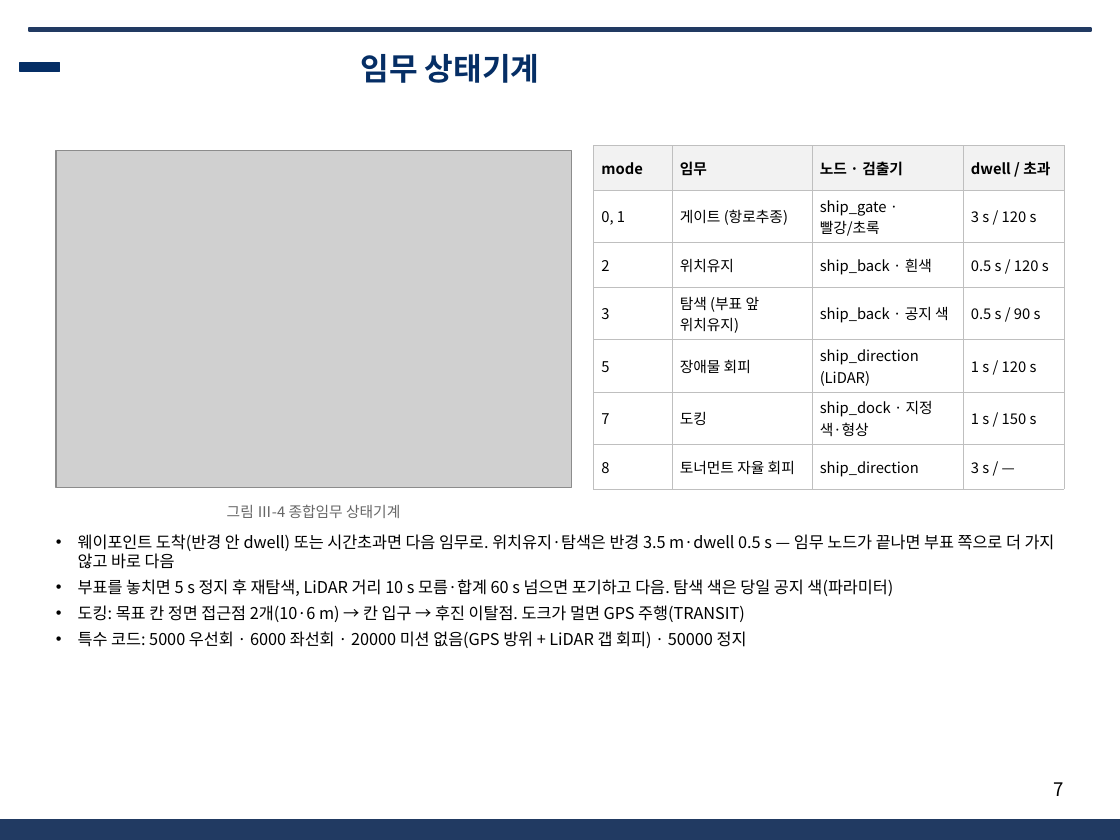
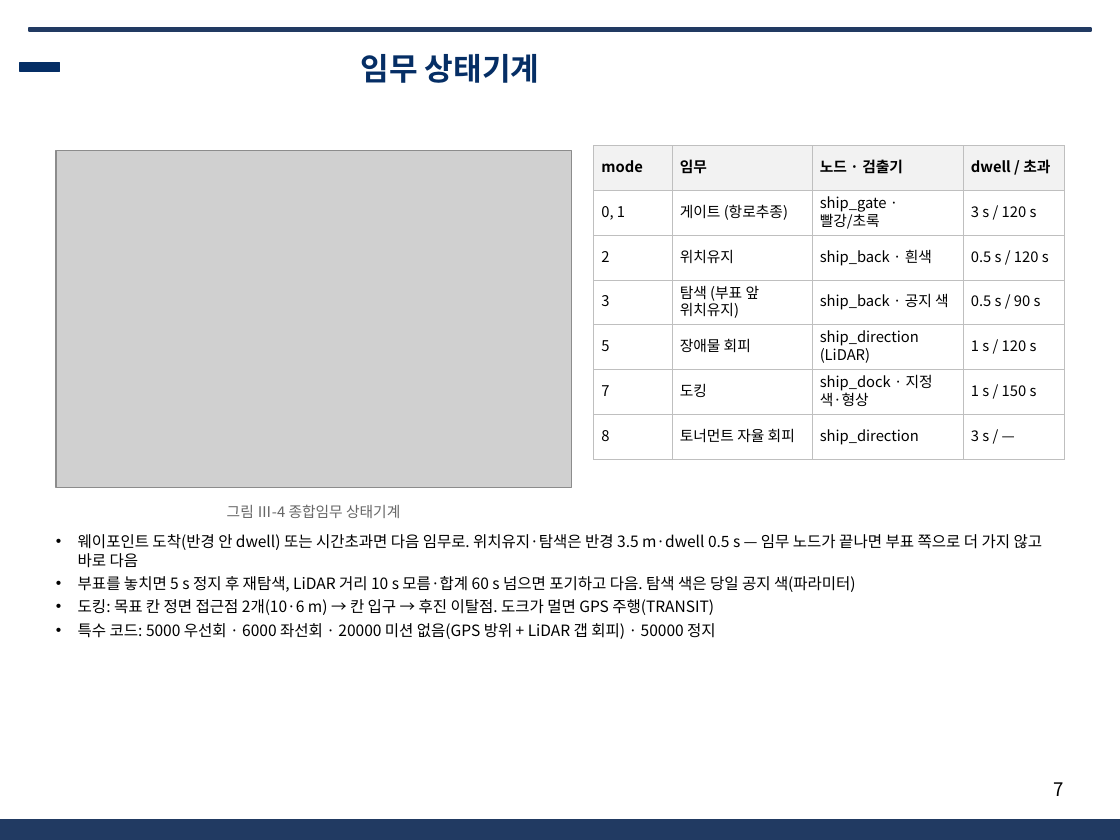
Before and after one commit to unmatsutake377-rgb/ros2_ws, a slide deck: slide 7 of docs/전달용/보고서_분담/발표자료_SSF_B.pptx. Drawn at 1120x840 pixels with LibreOffice and Linux fonts; fonts in the diff are those of the drawing; grey boxes stand for pictures; background and template pictures are left out. Boxes give left, top, right and bottom in pixels: in the first picture for what was removed or moved away, otherwise in the second. Text is boxed around its words. In the diff, an @@ line names an element or a change of style, - is before the commit and + after.

```diff
--- a/docs/전달용/보고서_분담/발표자료_SSF_B.pptx
+++ b/docs/전달용/보고서_분담/발표자료_SSF_B.pptx
@@ table at <box>594,146,1064,449</box> @@
@@ line spacing 1 to 11.4pt @@
@@ text "웨이포인트 도착(반경 안 dwell) 또는 ..." at <box>78,534,1043,639</box>: size 10.5 to 10 pt; line spacing 1 to 12pt; less space between paragraphs @@
```
Also in this commit, not shown: 10 other slides changed, 4 other files.
